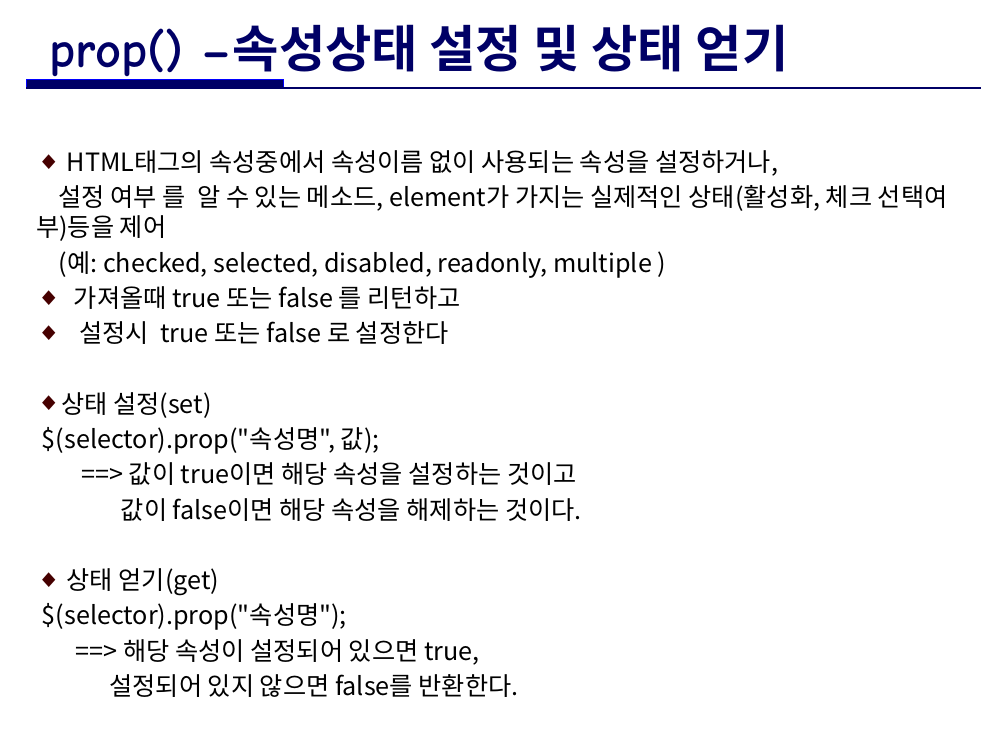
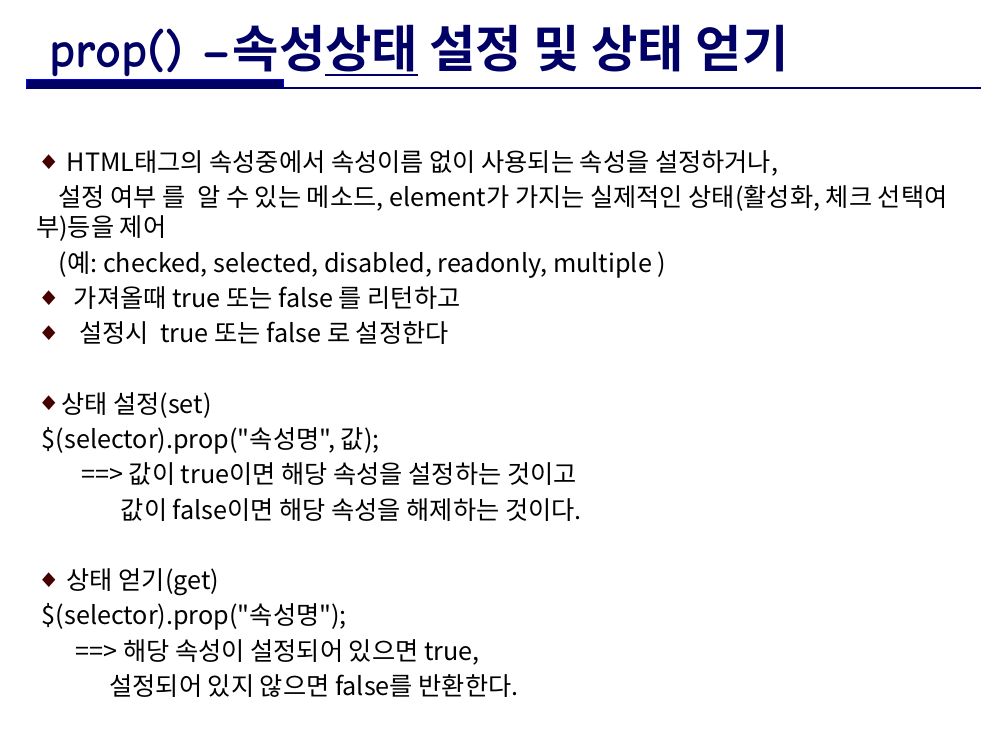
Before and after one commit to ParkGMo/D.W.-class-file, a slide deck: slide 15 of 수업자료_GM/jQuery/[JQUERY]교재_4.메소드.pptx. Drawn at 1008x756 pixels with LibreOffice and Linux fonts; fonts in the diff are those of the drawing. Boxes give left, top, right and bottom in pixels: in the first picture for what was removed or moved away, otherwise in the second. Text is boxed around its words. In the diff, an @@ line names an element or a change of style, - is before the commit and + after.

```diff
--- a/수업자료_GM/jQuery/[JQUERY]교재_4.메소드.pptx
+++ b/수업자료_GM/jQuery/[JQUERY]교재_4.메소드.pptx
@@ title "prop() –속성상태 설정 및 상태 ..." at box(49, 24, 789, 83): underline on in "–속성상태" @@
```
Also in this commit, not shown: 4 other slides changed, 4 other files.
